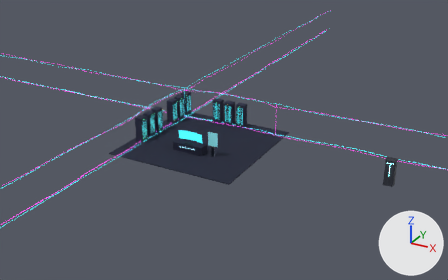
One commit to the glTF model public/models/server-room.glb: the scene before it, then after it.
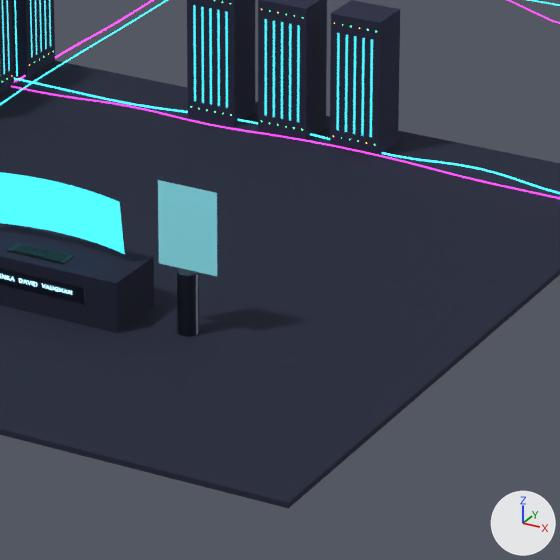
Each version appears first from a camera (50 mm lens) standing at (31.26, -52.09, 26.87) and looking at (3.7, -1.99, 1.82), and next in a close-up on the part from 41% to 61% of the width and 37% to 69% of the height. Every picture has the same lights, and +X, +Y and +Z are marked at lower right. The last two pictures show the newer version. Where no turn or scale is listed for an object, it has been applied to the vertices.

The first close-up shows 'Desk', 'Floor', 'HoloPedestal', 'Monitor', 'OperatorHolo', 'Rack_econos', 'Rack_linuxbenchhub', 'Rack_ocaml-lob', 'Rack_qforge', 'Screen_econos', 'Screen_ocaml-lob', 'Screen_qforge' and 13 more.
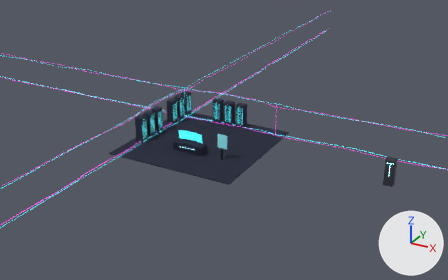
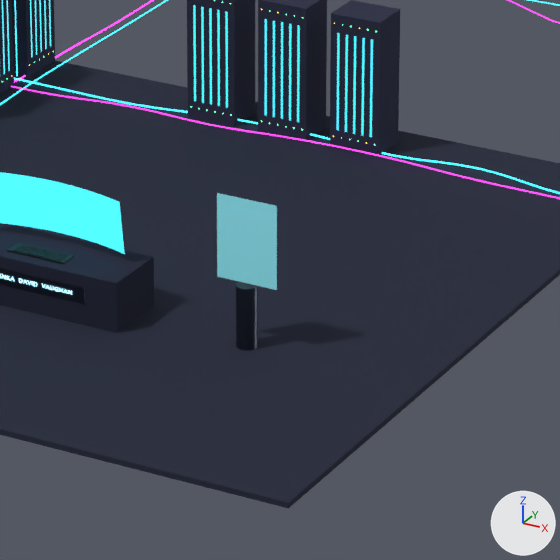
Commit message: Holo: bump stand further right (X=+2.7 → +3.8) so it clears the desk

Boxes [x1, y1, x2, y2] around the edits, measured in the close-ups (560 x 560 px):
'OperatorHolo', moved: before [158, 180, 217, 276]; after [217, 193, 277, 290]
'HoloPedestal', moved: before [177, 268, 199, 337]; after [236, 282, 258, 350]

Edits to the bpy script that builds the scene:
```text
Change ob_holopedestal:
    ob_holopedestal.location: (2.7, -2.5, 0.55) -> (3.8, -2.5, 0.55)
Change ob_operatorholo:
    ob_operatorholo.location: (2.7, -2.5, 1.86) -> (3.8, -2.5, 1.86)
```
